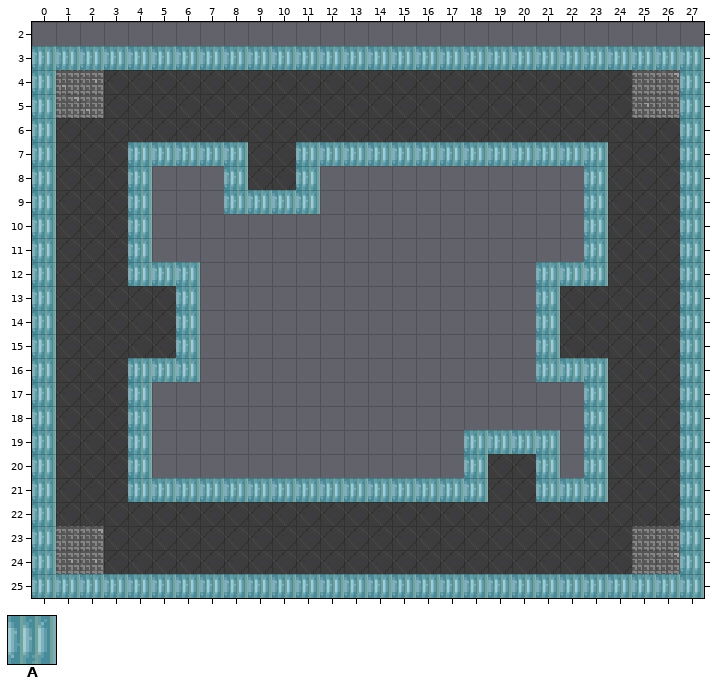
Tiled map (JSON) -- assets/maps/00-floor-2-day.json. Above, as it was before the edit.
Cells are 16x16 px. Shown: x 0..27, y 2..25.
Key: from "window": A 4.
_ is an empty cell.
Layers that did not change in this view are not listed.
Layer "Walls" before, first column x 0:
 2 ____________________________
 3 AAAAAAAAAAAAAAAAAAAAAAAAAAAA
 4 A__________________________A
 5 A__________________________A
 6 A__________________________A
 7 A___AAAAA__AAAAAAAAAAAAA___A
 8 A___A___A__A___________A___A
 9 A___A___AAAA___________A___A
10 A___A__________________A___A
11 A___A__________________A___A
12 A___AAA______________AAA___A
13 A_____A______________A_____A
14 A_____A______________A_____A
15 A_____A______________A_____A
16 A___AAA______________AAA___A
17 A___A__________________A___A
18 A___A__________________A___A
19 A___A_____________AAAA_A___A
20 A___A_____________A__A_A___A
21 A___AAAAAAAAAAAAAAA__AAA___A
22 A__________________________A
23 A__________________________A
24 A__________________________A
25 AAAAAAAAAAAAAAAAAAAAAAAAAAAA
The same view after the edit:
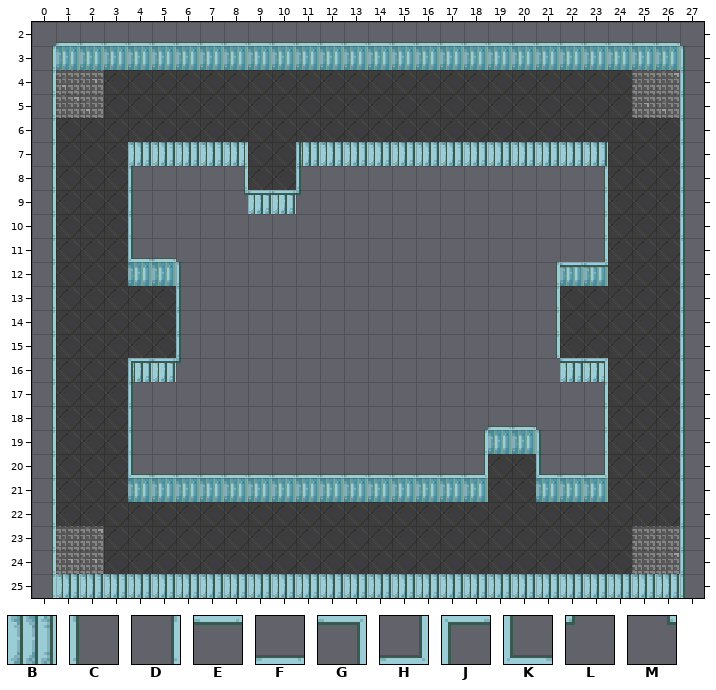
Further tiles: from "window": B 5, C 6, D 7, E 8, F 9, G 10, H 11, J 12, K 13, L 14, M 15.
From old to new:
Layer "Walls":
The author changed tile A to tile B in row 7 at x 4 to 8 and 11 to 23; in row 9 at x 9 to 10; in row 16 at x 4 to 5 and 22 to 23; in row 25 at x 1 to 26.
The author changed tile A to tile C in rows 3 to 7 at x 27; in row 8 at x 4, 11 and 27; in rows 9 to 11 at x 4 and 27; in rows 12 to 15 at x 6 and 27; in row 16 at x 27; in rows 17 to 18 at x 4 and 27.
The author changed tile A to tile C in row 19 at x 4, 21 and 27; in rows 20 to 25 at x 27.
The author changed tile A to tile D in rows 3 to 7 at x 0; in row 8 at x 0, 8 and 23; in rows 9 to 11 at x 0 and 23; in rows 12 to 15 at x 0 and 21; in row 16 at x 0; in rows 17 to 18 at x 0 and 23.
The author changed tile A to tile D in row 19 at x 0, 18 and 23; in rows 20 to 25 at x 0.
Tile F now appears in row 2 at x 1 to 26; in row 18 at x 19 to 20; in row 20 at x 5 to 17 and 22.
The author changed tile A to tile H in row 20 at x 18 and 23.
The author changed tile A to tile K in row 20 at x 4 and 21.
The author changed tile A to tile L in row 9 at x 11; in row 16 at x 6.
The author cleared tile A in row 9 at x 8; in row 16 at x 21.
Layer "Ceiling":
Tile C now appears in row 7 at x 11.
Tile D now appears in rows 7 to 8 at x 8.
Tile E now appears in row 9 at x 9 to 10; in row 12 at x 22 to 23; in row 16 at x 5 and 22.
Tile F now appears in row 11 at x 5.
Tile G now appears in row 16 at x 23.
Tile J now appears in row 16 at x 4.
Tile K now appears in row 11 at x 4.
Tile M now appears in row 9 at x 8.
Pixel boxes of the changes (left, top, right, bottom) in both pictures:
changed: (32, 42, 704, 598)
